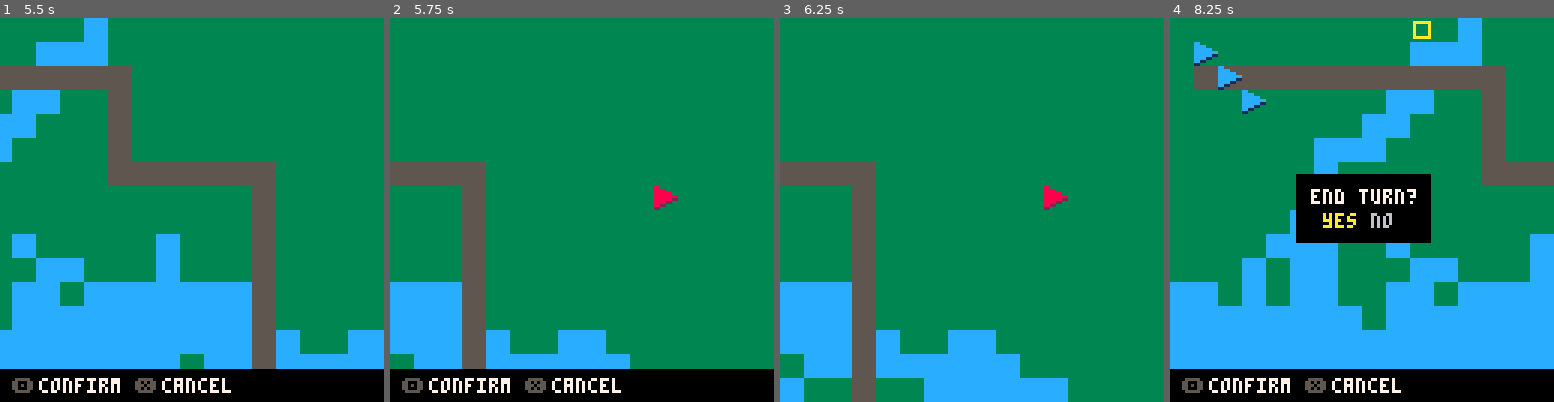
Above: before the commit, frames 1-4 (left to right).
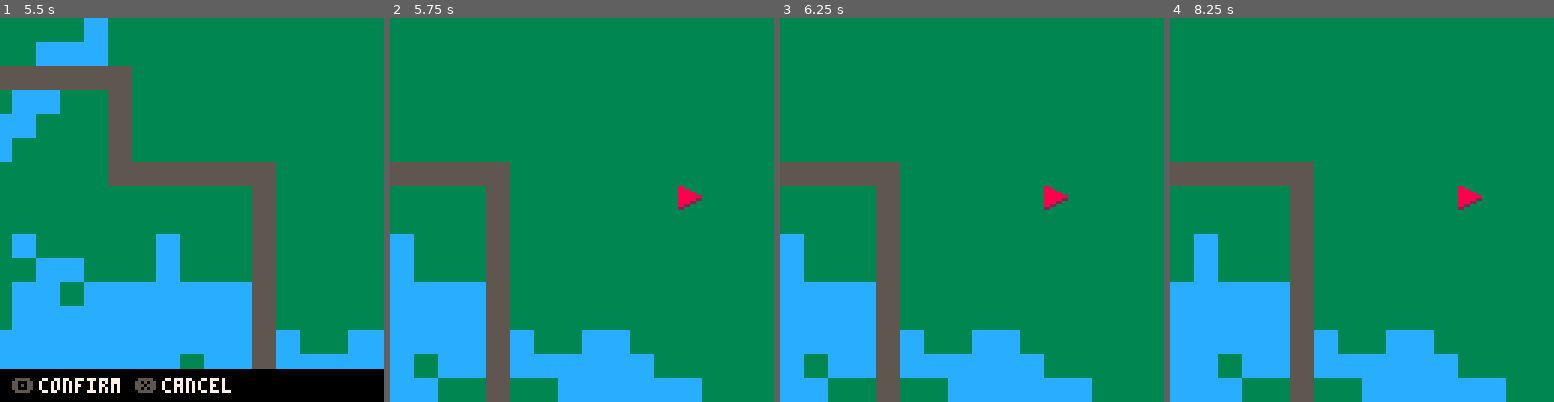
Above: after the commit, the same moments.

Repository: chrisallenlane/balance-of-power
Game: PICO-8 cartridge balance-of-power.p8
The game is run twice, just before and just after one commit, with the same random seed, the same clock (stepped at 60 frames per second) and the same inputs.
Inputs:
- Up to frame 1 (5.5 s): tap X (X key) at 0.33, 1.07, 1.85, 2.97, 4.08, 5.2 s; tap O (Z key) at 0.7, 1.7, 2.1, 2.5, 2.9, 3.3, 3.7, 4.1, 4.5, 4.9, 5.3 s; hold Right 1.6-2.1 s; hold Up 2.15-2.42 s; hold Right 2.47-3.03 s; hold Left 3.08-3.58 s; hold Down 3.63-3.97 s; hold Right 4.02-4.68 s; hold Up 4.73-5.03 s; hold Left from 5.08 s (still down)
- Up to frame 2 (5.75 s): release Left at 5.68 s; tap O (Z key) at 5.7 s; hold Down from 5.73 s (still down)
- Up to frame 3 (6.25 s): release Down at 6.03 s; hold Right from 6.08 s (still down); tap O (Z key) at 6.1 s
- Up to frame 4 (8.25 s): tap X (X key) at 6.32, 7.43 s; tap O (Z key) every 0.4 s from 6.5 to 8.1 s; release Right at 6.58 s; hold Right 6.63-7.13 s; hold Up 7.18-7.45 s; hold Right 7.5-8.07 s; hold Left from 8.12 s (still down)

Frame 1 is identical in both runs. In frame 2, 18% of the frame differs, in the area x 0-100%, y 37-100%; in frame 3, 12%; in frame 4, 47%, in the area x 0-100%, y 0-100%.

Commit message:
refactor(Cursor): refactor out of singleton
- Deprecate the `Cursor` singleton

- Attach a `Cursor` instance to each `Player` as a property

- Remove `cursor` property from each `Stage` definition. Replace it by
  initializing the stage's cursors to coordinates for the first unit
  specified for each player.

Diff:
--- a/src/cpu.lua
+++ b/src/cpu.lua
@@ -21,6 +21,9 @@
 
     -- move the unit and end the turn
     unit:move(unit.cell.x + mv, unit.cell.y)
+    -- KLUDGE
+    state.player.cursor.cell.x = unit.cell.x + mv
+    state.player.cursor.cell.y = unit.cell.y
 
     -- reset delays
     CPU.delay = 30
--- a/src/cursor.lua
+++ b/src/cursor.lua
@@ -14,14 +14,6 @@
         -- selected unit
         -- TODO: this could use a refactoring
         sel = nil,
-
-        -- record the position of the cursor when each player's turn ends
-        -- TODO: move into Player?
-        -- TODO: can probably refactor into single table
-        last = {
-            {x = nil, y = nil}, -- p1
-            {x = nil, y = nil}, -- p2
-        },
 
         -- frame counter used for animations
         frame = 0,
@@ -57,14 +49,6 @@
     return self.sel
 end
 
--- clear resets the cursor
-function Cursor:clear()
-    self.last = {
-        {x = nil, y = nil}, -- p1
-        {x = nil, y = nil}, -- p2
-    }
-end
-
 -- immediately move the cursor to the specified cell coordinates
 function Cursor:warp(x, y)
     self.cell.x, self.cell.y = x, y
--- a/src/debug.lua
+++ b/src/debug.lua
@@ -3,18 +3,20 @@
     -- compose "selection" information
     local sel = "na"
     if state.player.cursor.sel then
-        sel = state.player.cursor.sel.cell.x .. ", " .. state.player.cursor.sel.cell.y
+        sel = state.player.cursor.sel.cell.x .. ", " ..
+                  state.player.cursor.sel.cell.y
     end
 
     -- indicate whether the tile is passable
     local pass = "n"
-    if Cell.pass(state.player.cursor.cell.x, state.player.cursor.cell.y, state.stage,
-                 state.player.num) then pass = "y" end
+    if Cell.pass(state.player.cursor.cell.x, state.player.cursor.cell.y,
+                 state.stage, state.player.num) then pass = "y" end
 
     -- compose debugging messages
     local msgs = {
         "turn: " .. state.player.num,
-        "cur:  " .. state.player.cursor.cell.x .. ", " .. state.player.cursor.cell.y,
+        "cur:  " .. state.player.cursor.cell.x .. ", " ..
+            state.player.cursor.cell.y,
         "sel:  " .. sel,
         "cam:  " .. state.camera.cell.x .. ", " .. state.camera.cell.y,
         "pass: " .. pass,
--- a/src/menu-target.lua
+++ b/src/menu-target.lua
@@ -40,8 +40,9 @@
 
         -- attack the enemy unit
         local killed = state.player.cursor.sel:attack(self.unit,
-                                               self.choices[self.sel],
-                                               state.player.cursor.sel.stat.atk)
+                                                      self.choices[self.sel],
+                                                      state.player.cursor.sel
+                                                          .stat.atk)
 
         -- delete the enemy unit if it has been destroyed
         if killed then Units.die(self.idx, state.stage.units) end
@@ -51,7 +52,8 @@
         state.player.cursor.sel:activate()
 
         -- end the player's turn if the unit is exhausted
-        if state.player.cursor.sel:moved() or state.player.cursor.sel.stat.mov == 0 then
+        if state.player.cursor.sel:moved() or state.player.cursor.sel.stat.mov ==
+            0 then
             state.player:turn_end(state)
             -- otherwise, show the movement radius
         else
--- a/src/player.lua
+++ b/src/player.lua
@@ -15,46 +15,45 @@
     -- for brevity
     local yes = inputs.yes
     local no = inputs.no
+    local cur = state.player.cursor
 
     -- update the cursor position
-    --self.cursor:update(state.stage, inputs)
-    state.player.cursor:update(state.stage, inputs)
+    cur:update(state.stage, inputs)
 
     -- determine whether a unit is beneath the cursor
-    --local unit, idx = Units.at(self.cursor.cell.x, self.cursor.cell.y, state.stage.units)
-    local unit, idx = Units.at(state.player.cursor.cell.x, state.player.cursor.cell.y, state.stage.units)
+    local unit, idx = Units.at(cur.cell.x, cur.cell.y, state.stage.units)
 
     -- if there is a unit beneath the cursor...
     if unit then
         -- select friendly unit:
-        if unit:friend(state.player.num) and not state.player.cursor:selected(unit) and
+        if unit:friend(state.player.num) and not cur:selected(unit) and
             unit.active then
             Info:set("select", "", unit)
 
             if yes:once() then
-                state.player.cursor.sel = unit
+                cur.sel = unit
                 Radius:update(unit, state.stage, state.player.num)
             end
 
             -- open friendly balance menu:
-        elseif unit:friend(state.player.num) and state.player.cursor:selected(unit) and
+        elseif unit:friend(state.player.num) and cur:selected(unit) and
             not unit:acted() then
             Info:set("balance", "unselect", unit)
 
             if yes:once() then
-                Menus.Balance:open(state.player.cursor.sel, idx, state)
+                Menus.Balance:open(cur.sel, idx, state)
             end
 
             -- open the "turn end" menu if the unit has already
             -- taken an action
-        elseif unit:friend(state.player.num) and state.player.cursor:selected(unit) and
+        elseif unit:friend(state.player.num) and cur:selected(unit) and
             unit:acted() then
             Info:set("end turn", "unselect", unit)
 
             if yes:once() then Menus.TurnEnd:open(state) end
 
             -- view enemy radii:
-        elseif unit:foe(state.player.num) and not state.player.cursor:selected() then
+        elseif unit:foe(state.player.num) and not cur:selected() then
             Info:set("view radii", "", unit)
 
             if yes:once() then
@@ -67,8 +66,8 @@
             end
 
             -- attack enemy:
-        elseif unit:foe(state.player.num) and state.player.cursor:selected() and
-            not state.player.cursor.sel:attacked() and state.player.cursor.sel.active and
+        elseif unit:foe(state.player.num) and cur:selected() and
+            not cur.sel:attacked() and cur.sel.active and
             Radius:contains('atk', unit.cell.x, unit.cell.y) then
             Info:set("attack", "unselect", unit)
 
@@ -78,36 +77,34 @@
         -- if no unit is beneath the cursor...
     elseif not unit then
         -- move friendly unit:
-        if state.player.cursor:selected() and state.player.cursor.sel.active and
-            not state.player.cursor.sel:moved() and
-            Cell.open(state.player.cursor.cell.x, state.player.cursor.cell.y, state.stage) and
-            Radius:contains('mov', state.player.cursor.cell.x, state.player.cursor.cell.y) then
+        if cur:selected() and cur.sel.active and not cur.sel:moved() and
+            Cell.open(cur.cell.x, cur.cell.y, state.stage) and
+            Radius:contains('mov', cur.cell.x, cur.cell.y) then
             Info:set("move", "unselect")
 
             if yes:once() then
                 -- move the unit
-                state.player.cursor.sel:move(state.player.cursor.cell.x, state.player.cursor.cell.y)
+                cur.sel:move(cur.cell.x, cur.cell.y)
 
                 -- deactivate all *other* units belonging to the player
                 Units.deactivate(state.stage.units, state.player.num)
-                state.player.cursor.sel:activate()
+                cur.sel:activate()
 
                 -- reset the animation delay
                 Units.delay = 30
 
                 -- end the player's turn if the unit is exhausted
-                if state.player.cursor.sel:attacked() or state.player.cursor.sel.stat.atk == 0 or
-                    state.player.cursor.sel.stat.rng == 0 then
+                if cur.sel:attacked() or cur.sel.stat.atk == 0 or
+                    cur.sel.stat.rng == 0 then
                     state.player:turn_end(state)
                     -- otherwise, show the attack radius
                 else
-                    Radius:update(state.player.cursor.sel, state.stage,
-                                  state.player.num)
+                    Radius:update(cur.sel, state.stage, state.player.num)
                 end
             end
 
             -- show the "end turn" menu
-        elseif not state.player.cursor:selected() then
+        elseif not cur:selected() then
             Info:set("end turn", "end turn")
             if yes:once() then Menus.TurnEnd:open(state) end
         end
@@ -118,7 +115,7 @@
         -- hide radii
         if Radius.vis then
             -- unselect the unit if it is ours
-            if state.player.cursor:selected() then state.player.cursor.sel = nil end
+            if cur:selected() then cur.sel = nil end
             Radius:clear()
             -- show the "end turn" menu
         else
@@ -127,15 +124,12 @@
     end
 
     -- draw an AStar trail showing the unit movement path
-    if state.player.cursor:selected() and
-        Radius:contains('mov', state.player.cursor.cell.x, state.player.cursor.cell.y) then
-        local src = Cell:new(state.player.cursor.sel.cell.x, state.player.cursor.sel.cell.y,
-                             state.stage.cell.w)
-        local dst = Cell:new(state.player.cursor.cell.x, state.player.cursor.cell.y,
-                             state.stage.cell.w)
-        state.player.cursor.path = state.player.cursor.astar:search(src, dst, state.stage)
+    if cur:selected() and Radius:contains('mov', cur.cell.x, cur.cell.y) then
+        local src = Cell:new(cur.sel.cell.x, cur.sel.cell.y, state.stage.cell.w)
+        local dst = Cell:new(cur.cell.x, cur.cell.y, state.stage.cell.w)
+        cur.path = cur.astar:search(src, dst, state.stage)
     else
-        state.player.cursor.path = {}
+        cur.path = {}
     end
 end
 
@@ -146,51 +140,26 @@
 
 -- change the player turn
 function Player:turn_end(state)
-    -- record the current player's cursor position
-    if state.player.cursor.sel then
-        state.player.cursor.last[self.num] = {
-            x = state.player.cursor.sel.cell.x,
-            y = state.player.cursor.sel.cell.y,
-        }
-    else
-        state.player.cursor.last[self.num] = {
-            x = state.player.cursor.cell.x,
-            y = state.player.cursor.cell.y,
-        }
-    end
+    local cur = state.player.cursor
 
     -- unselect the unit
-    state.player.cursor.sel = nil
+    cur.sel = nil
 
     -- hide radii
+    -- TODO: move elsewhere
     Radius:clear()
 
     -- refresh all units
     Units.refresh(state.stage.units)
 
     -- end the turn
-    -- XXX: this is bad
-    local enemy
     if self.num == 1 then
-        enemy = 2
         state.player = state.players[2]
     else
-        enemy = 1
         state.player = state.players[1]
     end
 
-    -- TODO: refactor into Cursor save/load or something?
-    -- load the next player's cursor
-    if state.player.cursor.last[enemy].x == nil or state.player.cursor.last[enemy].y == nil then
-        local unit = Units.first(enemy, state.stage.units)
-        state.player.cursor.cell.x = unit.cell.x
-        state.player.cursor.cell.y = unit.cell.y
-    else
-        state.player.cursor.cell.x = state.player.cursor.last[enemy].x
-        state.player.cursor.cell.y = state.player.cursor.last[enemy].y
-    end
-
     -- center the screen on the specified coordinates
-    state.camera:focus(state.player.cursor.cell.x, state.player.cursor.cell.y,
-                       state.stage.cell.w, state.stage.cell.h, 4)
+    state.camera:focus(cur.cell.x, cur.cell.y, state.stage.cell.w,
+                       state.stage.cell.h, 4)
 end
--- a/src/stage.lua
+++ b/src/stage.lua
@@ -12,10 +12,15 @@
     state.player = state.players[1]
 
     -- reset the cursor
-    state.player.cursor:clear()
+    local p1u = Units.first(1, state.stage.units)
+    local p2u = Units.first(2, state.stage.units)
+    state.players[1].cursor.cell.x = p1u.cell.x
+    state.players[1].cursor.cell.y = p1u.cell.y
+    state.players[2].cursor.cell.x = p2u.cell.x
+    state.players[2].cursor.cell.y = p2u.cell.y
 
     -- reset the cursor position
-    state.player.cursor:warp(state.stage.cursor.x, state.stage.cursor.y)
+    state.player.cursor:warp(p1u.cell.x, p1u.cell.y)
 
     -- reset the camera position
     state.camera:warp(state.stage.camera.x, state.stage.camera.y)
--- a/src/state.lua
+++ b/src/state.lua
@@ -21,8 +21,4 @@
 
     -- the current stage
     stage = {},
-
-    -- the game cursor
-    -- TODO: deprecate this
-    --cursor = Cursor:new(),
 }
--- a/stage/1.lua
+++ b/stage/1.lua
@@ -9,8 +9,6 @@
 
     cell = {x = 0, y = 0, w = 32, h = 16},
 
-    cursor = {x = 1, y = 1},
-
     units = {
       Unit:new({spr = 80, player = 1, cell = {x = 1, y = 1}}),
       Unit:new({spr = 80, player = 1, cell = {x = 2, y = 2}}),
--- a/stage/2.lua
+++ b/stage/2.lua
@@ -9,8 +9,6 @@
 
     cell = {x = 32, y = 0, w = 16, h = 32},
 
-    cursor = {x = 3, y = 27},
-
     units = {
       Unit:new({spr = 80, player = 1, cell = {x = 3, y = 27}}),
       Unit:new({spr = 80, player = 1, cell = {x = 3, y = 28}}),
--- a/stage/3.lua
+++ b/stage/3.lua
@@ -9,8 +9,6 @@
 
     cell = {x = 48, y = 0, w = 32, h = 32},
 
-    cursor = {x = 28, y = 29},
-
     units = {
       Unit:new({spr = 80, player = 1, cell = {x = 28, y = 29}}),
       Unit:new({spr = 64, player = 2, cell = {x = 9, y = 5}}),
